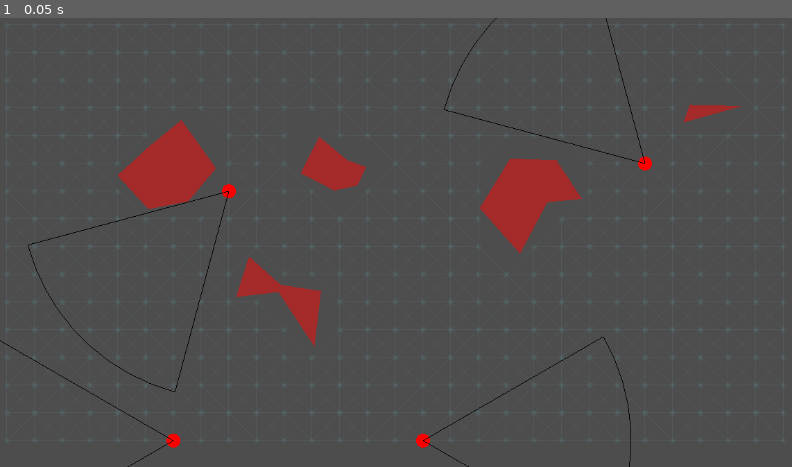
Above: before the commit, frame 1.
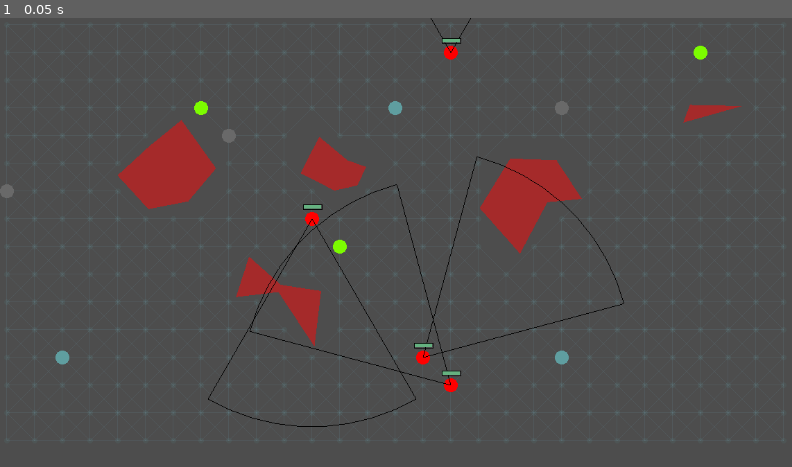
Above: after the commit, the same moment.

Repository: MagnusLucas/ai_2_tps
Game: Godot game, scene res://main.tscn
Same seed, same stepped clock (60 frames per second), same inputs: the game is played once before the commit and once after it.
Inputs:
- Up to frame 1 (0.05 s): no input

The runs differ from the first frame. In frame 1, 1.8% of the frame differs, in the area x 0-90%, y 0-100%.

Commit message:
Added collectibles and drawing health bars

Diff:
--- /dev/null
+++ b/Collectibles/Ammo.gd
@@ -0,0 +1,9 @@
+extends Collectible
+class_name Ammo
+
+func _draw() -> void:
+	const color = Color.DIM_GRAY
+	if active:
+		draw_circle(Vector2i.ZERO, Globals.RADIUS, color)
+	else:
+		draw_arc(Vector2i.ZERO, Globals.RADIUS, 0, 2*PI*timer.time_left/TIMER_TIMEOUT, 18, color)
--- /dev/null
+++ b/Collectibles/Armor.gd
@@ -0,0 +1,9 @@
+extends Collectible
+class_name Armor
+
+func _draw() -> void:
+	const color = Color.CADET_BLUE
+	if active:
+		draw_circle(Vector2i.ZERO, Globals.RADIUS, color)
+	else:
+		draw_arc(Vector2i.ZERO, Globals.RADIUS, 0, 2*PI*timer.time_left/TIMER_TIMEOUT, 18, color)
--- /dev/null
+++ b/Collectibles/Collectible.gd
@@ -0,0 +1,31 @@
+extends Node2D
+class_name Collectible
+
+var active = true
+var timer : Timer
+const TIMER_TIMEOUT = 10
+
+func _init(graph : MyGraph, other_collectibles : Dictionary) -> void:
+	var placing = graph.get_random_node()
+	while other_collectibles.has(placing):
+		placing = graph.get_random_node()
+	other_collectibles[placing] = self
+	position = placing.position
+
+func _ready() -> void:
+	timer = Timer.new()
+	add_child(timer)
+	timer.timeout.connect(func(): active = true)
+
+func _input(event: InputEvent) -> void:
+	if (event is InputEventMouseButton and event.button_index == MOUSE_BUTTON_LEFT
+		and get_global_mouse_position().distance_to(position) <= Globals.RADIUS
+		and event.is_pressed()):
+		_on_collected()
+
+func _process(_delta: float) -> void:
+	queue_redraw()
+
+func _on_collected() -> void:
+	active = false
+	timer.start(TIMER_TIMEOUT)
--- /dev/null
+++ b/Collectibles/HealthPack.gd
@@ -0,0 +1,9 @@
+extends Collectible
+class_name HealthPack
+
+func _draw() -> void:
+	const color = Color.LAWN_GREEN
+	if active:
+		draw_circle(Vector2i.ZERO, Globals.RADIUS, color)
+	else:
+		draw_arc(Vector2i.ZERO, Globals.RADIUS, 0, 2*PI*timer.time_left/TIMER_TIMEOUT, 18, color)
--- a/character/Character.gd
+++ b/character/Character.gd
@@ -5,9 +5,13 @@
 const ROTATION_SPEED = 10.0
 const WALK_SPEED = 30.0
 
-var HP = 100
-var ammo_supply = 20
-var armor_supply = 100
+const MAX_HP = 100
+const MAX_AMMO_SUPPLY = 20
+const MAX_ARMOR_SUPPLY = 100
+
+var HP = MAX_HP
+var ammo_supply = MAX_AMMO_SUPPLY
+var armor_supply = MAX_ARMOR_SUPPLY
 
 var memory : Memory
 var current_state : State
@@ -21,6 +25,7 @@
 	COLLECT_ARMOR,
 }
 
+signal notice_collectible(collectible : Collectible)
 
 # For generating the graph. Checks if the character can be placed in a_position where you want to create a node
 static func check_if_placeable(a_position, a_obstacles):
@@ -32,11 +37,38 @@
 				return false
 	return true
 
+# Places character on a tile without other character, randomizes it's rotation
+func _init(graph : MyGraph, other_characters : Dictionary) -> void:
+	var placing = graph.get_random_node()
+	while other_characters.has(placing):
+		placing = graph.get_random_node()
+	other_characters[placing] = self
+	position = placing.position
+	rotation = 2 * PI / 8 * randi_range(0, 7)
+
 # Called when the node enters the scene tree for the first time.
 func _ready() -> void:
 	memory = Memory.new()
 	current_state = State.RANDOM_WALK
+	notice_collectible.connect(_on_collectible_noticed)
 
+func _input(event: InputEvent) -> void:
+	if (event is InputEventMouseButton and event.button_index == MOUSE_BUTTON_LEFT
+		and get_global_mouse_position().distance_to(position) <= Globals.RADIUS
+		and event.is_pressed()):
+		get_parent().get_child(0).text = ("HP: " + str(HP) +"/" + str(MAX_HP) +
+				" Armor: " + str(armor_supply) + "/" + str(MAX_ARMOR_SUPPLY) +
+				" Ammo: " + str(ammo_supply) + "/" + str(MAX_AMMO_SUPPLY))
+		armor_supply -= 10
+		queue_redraw()
+
+func _on_collectible_noticed(collectible : Collectible):
+	if collectible is HealthPack:
+		memory.last_seen_healing = collectible.position
+	elif collectible is Ammo:
+		memory.last_seen_ammo = collectible.position
+	elif collectible is Armor:
+		memory.last_seen_armor = collectible.position
 
 # Called every frame. 'delta' is the elapsed time since the previous frame.
 func _process(_delta: float) -> void:
@@ -100,4 +132,12 @@
 	draw_line(Vector2i.ZERO, (Vector2.RIGHT * VISIBILITY_LENGTH).rotated(deg_to_rad(VISIBILITY_CONE/2)), WHAT_THEY_SEE_COLOR)
 	draw_line(Vector2i.ZERO, (Vector2.RIGHT * VISIBILITY_LENGTH).rotated(-deg_to_rad(VISIBILITY_CONE/2)), WHAT_THEY_SEE_COLOR)
 
-	#TODO: health bar
+	#draws health bar
+	var health_bar_outline = Rect2(Vector2i(-25/2, -20), Vector2i(27,7))
+	var health_bar = Rect2(Vector2i(-25/2, -20), Vector2i(25 * HP / MAX_HP,5))
+	var armor_bar = Rect2(Vector2i(-25/2, -20), Vector2i(25 * armor_supply / MAX_ARMOR_SUPPLY,5))
+	draw_set_transform(Vector2i.ZERO, -rotation)
+	draw_rect(health_bar_outline, Color.BLACK, false, 1)
+	draw_rect(health_bar, Color.LAWN_GREEN)
+	var armor_bar_color = Color(Color.CADET_BLUE, 0.8)
+	draw_rect(armor_bar, armor_bar_color)
--- a/graph/MyGraph.gd
+++ b/graph/MyGraph.gd
@@ -7,7 +7,7 @@
 # To place things randomly in reachable areas of the map
 func get_random_node():
 	var node_keys = nodes.keys()
-	var random_key = node_keys[randi_range(0, node_keys.size())]
+	var random_key = node_keys[randi_range(0, node_keys.size()-1)]
 	return nodes[random_key]
 
 # iteration aproach no partition Meadow
--- a/main.gd
+++ b/main.gd
@@ -2,7 +2,8 @@
 
 var obstacles = []
 var graph : MyGraph = null
-var characters = []
+var characters = {}
+var collectibles = {}
 
 # Called when the node enters the scene tree for the first time.
 # Places obstacles, creates the graph and randomly places players in nodes of the graph
@@ -12,18 +13,11 @@
 	graph = MyGraph.new()
 	add_child(graph)
 	for i in 4:
-		var character = Character.new()
-		character.position = graph.get_random_node().position
-		character.rotation = 2 * PI / 8 * randi_range(0, 7)
-		var correct_position = false
-		while not correct_position:
-			correct_position = true
-			for other in characters:
-				if character.position == other.position:
-					correct_position = false
-					character.position = graph.get_random_node().position
-		add_child(character)
-		characters.append(character)
+		add_child(Character.new(graph, characters))
+	for i in 3:
+		add_child(HealthPack.new(graph, collectibles))
+		add_child(Armor.new(graph, collectibles))
+		add_child(Ammo.new(graph, collectibles))
 
 # Creates obstacle by picking 3-6 random points in a radius of MAX_RADIUS_SIZE,
 # places it in a random position, but within window borders.
--- a/main.tscn
+++ b/main.tscn
@@ -4,3 +4,7 @@
 
 [node name="main" type="Node2D"]
 script = ExtResource("1_e30ft")
+
+[node name="info" type="Label" parent="."]
+offset_right = 40.0
+offset_bottom = 23.0
